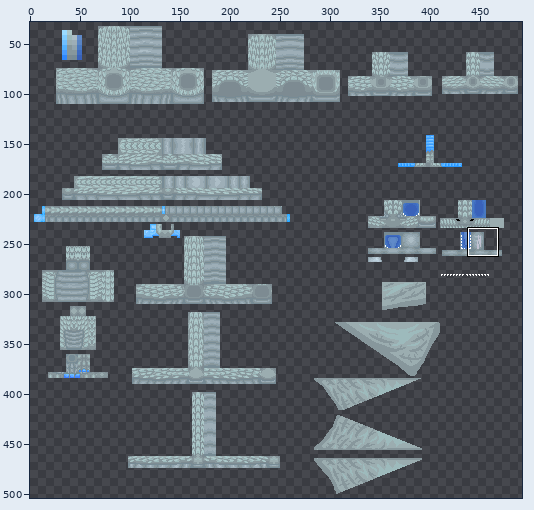
Sprite sheet: waterdragon/textures/pure_water_dragon/waterdragon_pure_water_dragon.png. The picture above shows the old version from afar; the outline marks the close-up.
Close-up. As it was:
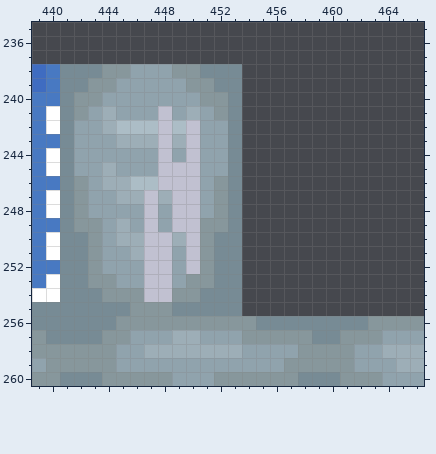
The file is 512x512 pixels. Colours within 5 levels of each other are drawn and written as one. Shown: x 439..466, y 235..260. The wide view leaves out empty margins.
The same view after the edit:
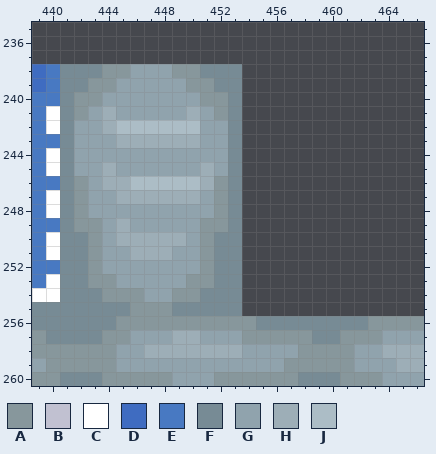
Palette (. is transparent): A #87979c  B #c1c1d1  C #ffffff  D #3f6cc1  E #4879c2  F #778b95  G #90a3ad  H #9daeb7  J #acbdc6
Change:
The edit turns colour B into colour G in row 241 at x 448; in row 244 at x 448 and 450; in row 245 at x 448 to 450; in rows 248 to 249 at x 447 and 449 to 450; in rows 250 to 251 at x 450; in row 252 at x 447 to 448 and 450.
The edit turns colour B into colour G in rows 253 to 254 at x 447 to 448.
The edit turns colour B into colour H in row 243 at x 448 and 450; in row 247 at x 447 and 449 to 450; in rows 250 to 251 at x 447 to 448.
The edit turns colour G into colour H in rows 245 to 246 at x 451.
The edit turns colour B into colour J in row 242 at x 448 and 450; in row 246 at x 448 to 450.
Changed places in both close-ups, as pixel boxes (x1, y1, x2, y2):
changed: (144, 106, 214, 302)
